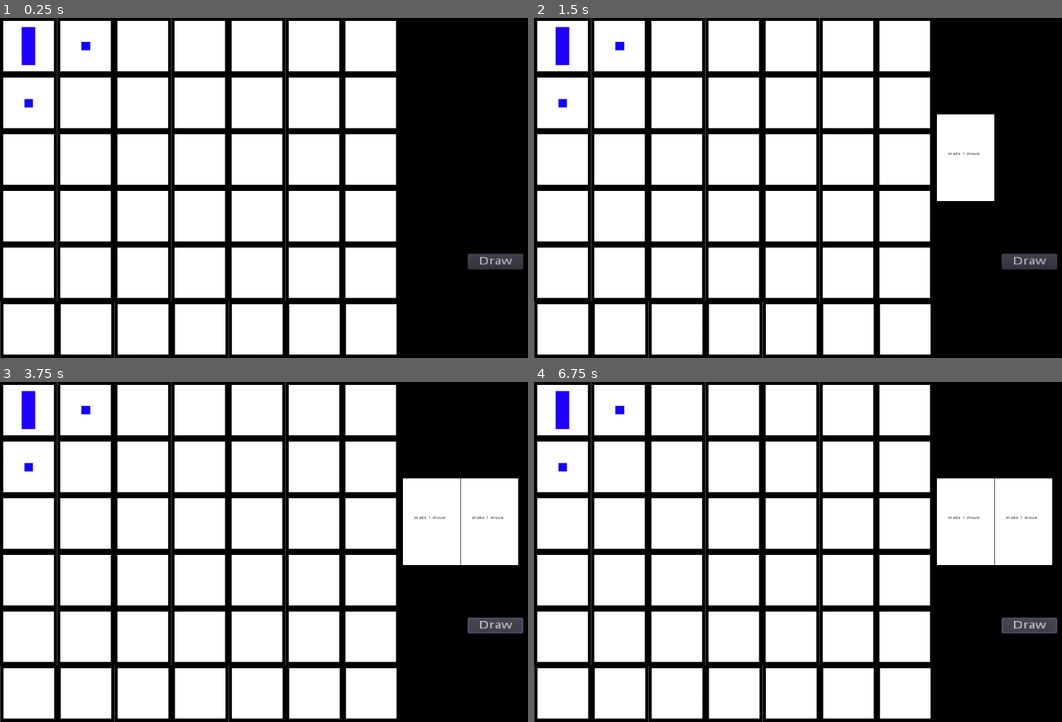
Above: before the commit, frames 1-4 (two rows, left to right).
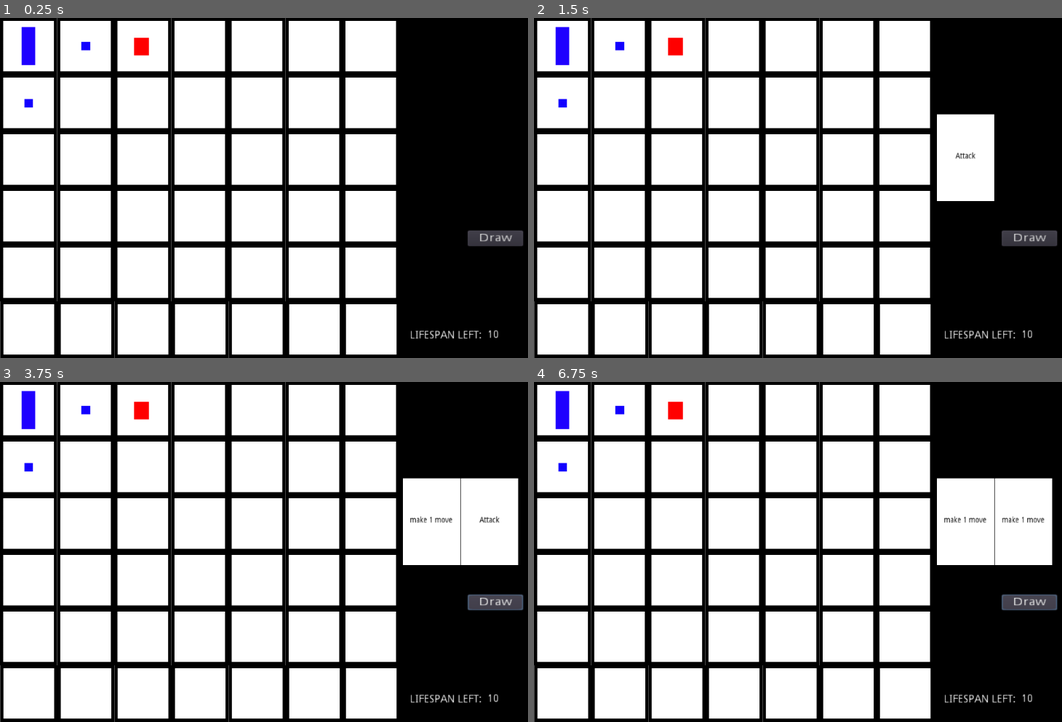
Above: after the commit, the same moments.

Repository: spacenoomad/snowball_game
Game: Godot game, scene res://Scenes/Game.tscn
Two runs of this game, one before a commit and one after it. Both use one fixed random seed, a clock stepped at 60 frames per second and the inputs below.
Inputs (mouse positions are in pixels of both pictures, inside the frame that each line leads up to):
- Up to frame 1 (0.25 s): no input
- Up to frame 2 (1.5 s): click "Draw" at 0.5 s; click "make 1 move" at 1.25 s
- Up to frame 3 (3.75 s): click (432, 521) at 2 s, where only the run before the commit has a clickable "make 1 move"; click (142, 409) at 2.77 s; click "Draw" at 3.5 s
- Up to frame 4 (6.75 s): click "make 1 move" at 4.25 s; click "make 1 move" (after the commit: "Attack") at 5 s; click (676, 409) at 5.77 s; click "Draw" at 6.5 s

The runs differ from the first frame. In frame 1, 1.3% of the frame differs, in the area x 25-100%, y 5-95%; in frame 2, 1.4%; in frame 3, 1.5%; in frame 4, 1.5%.

Commit message:
New moves, lifespan added

Diff:
--- a/Actors/Card.tscn
+++ b/Actors/Card.tscn
@@ -15,12 +15,13 @@
 
 [node name="Label" type="Label" parent="."]
 self_modulate = Color( 0, 0, 0, 1 )
-margin_left = 97.0256
-margin_top = 218.022
-margin_right = 184.026
-margin_bottom = 232.022
-rect_scale = Vector2( 3.15462, 1.47963 )
+margin_left = 1.75621
+margin_top = 218.861
+margin_right = 118.756
+margin_bottom = 269.861
+rect_scale = Vector2( 4.25596, 3.39599 )
 text = "make 1 move"
+align = 1
 __meta__ = {
 "_edit_use_anchors_": false
 }
--- /dev/null
+++ b/Actors/Enemy.tscn
@@ -0,0 +1,17 @@
+[gd_scene load_steps=3 format=2]
+
+[ext_resource path="res://White-square.jpg" type="Texture" id=1]
+[ext_resource path="res://Scripts/card_press_script.gd" type="Script" id=2]
+
+[node name="Enemy" type="TextureButton"]
+self_modulate = Color( 1, 0, 0, 1 )
+margin_right = 500.0
+margin_bottom = 500.0
+rect_scale = Vector2( 0.0523106, 0.0627343 )
+texture_normal = ExtResource( 1 )
+script = ExtResource( 2 )
+__meta__ = {
+"_edit_use_anchors_": false
+}
+
+[connection signal="button_down" from="." to="." method="_on_Card_button_down"]
--- a/Scenes/Game.tscn
+++ b/Scenes/Game.tscn
@@ -1,8 +1,9 @@
-[gd_scene load_steps=4 format=2]
+[gd_scene load_steps=5 format=2]
 
 [ext_resource path="res://Actors/Box.tscn" type="PackedScene" id=1]
 [ext_resource path="res://Actors/Player.tscn" type="PackedScene" id=2]
 [ext_resource path="res://Scripts/add_cards.gd" type="Script" id=3]
+[ext_resource path="res://Actors/Enemy.tscn" type="PackedScene" id=4]
 
 [node name="Game" type="Node"]
 
@@ -192,13 +193,52 @@
 
 [node name="Button" type="Button" parent="Cards"]
 margin_left = -200.82
-margin_top = 416.04
+margin_top = 374.574
 margin_right = -146.82
-margin_bottom = 436.04
+margin_bottom = 394.574
 rect_scale = Vector2( 1.81276, 1.3877 )
 text = "Draw"
 __meta__ = {
 "_edit_use_anchors_": false
 }
 
+[node name="Label" type="Label" parent="."]
+margin_left = 711.664
+margin_top = 532.786
+margin_right = 822.664
+margin_bottom = 573.786
+rect_scale = Vector2( 1.32, 1.36 )
+text = "Lifespan left:"
+align = 1
+valign = 1
+uppercase = true
+__meta__ = {
+"_edit_use_anchors_": false
+}
+
+[node name="MovesCountText" type="Label" parent="."]
+anchor_top = -1.01725e-07
+anchor_bottom = -1.01725e-07
+margin_left = 794.573
+margin_top = 531.726
+margin_right = 905.573
+margin_bottom = 572.726
+rect_scale = Vector2( 1.32, 1.36 )
+text = "10"
+align = 1
+valign = 1
+uppercase = true
+__meta__ = {
+"_edit_use_anchors_": false
+}
+
+[node name="Enemy" type="Node" parent="."]
+
+[node name="Card" parent="Enemy" instance=ExtResource( 4 )]
+margin_left = 235.542
+margin_top = 35.0883
+margin_right = 735.542
+margin_bottom = 535.088
+script = null
+
 [connection signal="button_down" from="Cards/Button" to="Cards/Cards_Holder" method="_on_Button_button_down"]
--- a/Scripts/add_cards.gd
+++ b/Scripts/add_cards.gd
@@ -2,6 +2,7 @@
 
 onready var card = preload("res://Actors/Card.tscn")
 var amount_of_cards = 0
+#var moves_left = 10;
 
 enum drawing_cards_states {
 	NOTDRAWABLE
@@ -18,7 +19,9 @@
 	randomize()
 	amount_of_cards = random_int
 	while random_int > 0:
-		add_child(card.instance())
+		var new_card = card.instance()
+		add_child(new_card)
+		new_card.set_card_ability()
 		random_int -= 1
 
 func remove_one_card():
--- a/Scripts/card_press_script.gd
+++ b/Scripts/card_press_script.gd
@@ -2,6 +2,8 @@
 
 onready var player = get_node("/root/Game/Player")
 onready var cards_holder = get_node("/root/Game/Cards/Cards_Holder")
+onready var card_ability_text = $Label
+onready var card_ability_text2 = get_node("/root/Game/Card/Label")
 
 signal player_can_move
 signal removed_one_card
@@ -14,3 +16,11 @@
 	emit_signal("player_can_move")
 	emit_signal("removed_one_card")
 	queue_free()
+
+func set_card_ability():
+	var random_int = randi()%3+1
+	#each num is different move
+	if (random_int==2):
+		card_ability_text.set_text("Attack")
+	else:
+		card_ability_text.set_text("make 1 move")
--- a/Scripts/player_controller.gd
+++ b/Scripts/player_controller.gd
@@ -1,6 +1,9 @@
 extends KinematicBody2D
 
+
+onready var counter = get_node("/root/Game/MovesCountText")
 export var _speed = 0
+var moves_left =10
 
 enum button_states {
 	HIDDEN,
@@ -29,6 +32,7 @@
 		player_states.MOVING:
 			move_towards_target(target_position)
 
+
 func match_button_states():
 
 	match current_button_state:
@@ -44,10 +48,15 @@
 				change_player_state(player_states.MOVING)
 				change_button_state(button_states.HIDDEN)
 
+
 func move_towards_target(local_target_position):
 	position = position.move_toward(local_target_position, _speed)
 	if local_target_position == position:
 		change_player_state(player_states.IDLE)
+		moves_left-=1;
+		print(moves_left)
+		counter.set_text(str(moves_left));
+
 
 func change_player_state(target_state):
 	current_player_state = target_state
@@ -58,9 +67,12 @@
 func card_pressed():
 	change_button_state(button_states.NOTHOVER)
 
+
 func _on_Button_1_mouse_entered():
 	if current_button_state == button_states.NOTHOVER:
 		change_button_state(button_states.HOVER)
+
+
 	target_position = get_child(2).get_child(0).global_position
 
 func _on_Button_1_mouse_exited():
@@ -72,6 +84,7 @@
 	if current_button_state == button_states.NOTHOVER:
 		change_button_state(button_states.HOVER)
 	target_position = get_child(2).get_child(1).global_position
+
 
 func _on_Button_2_mouse_exited():
 	if current_button_state == button_states.HOVER:
